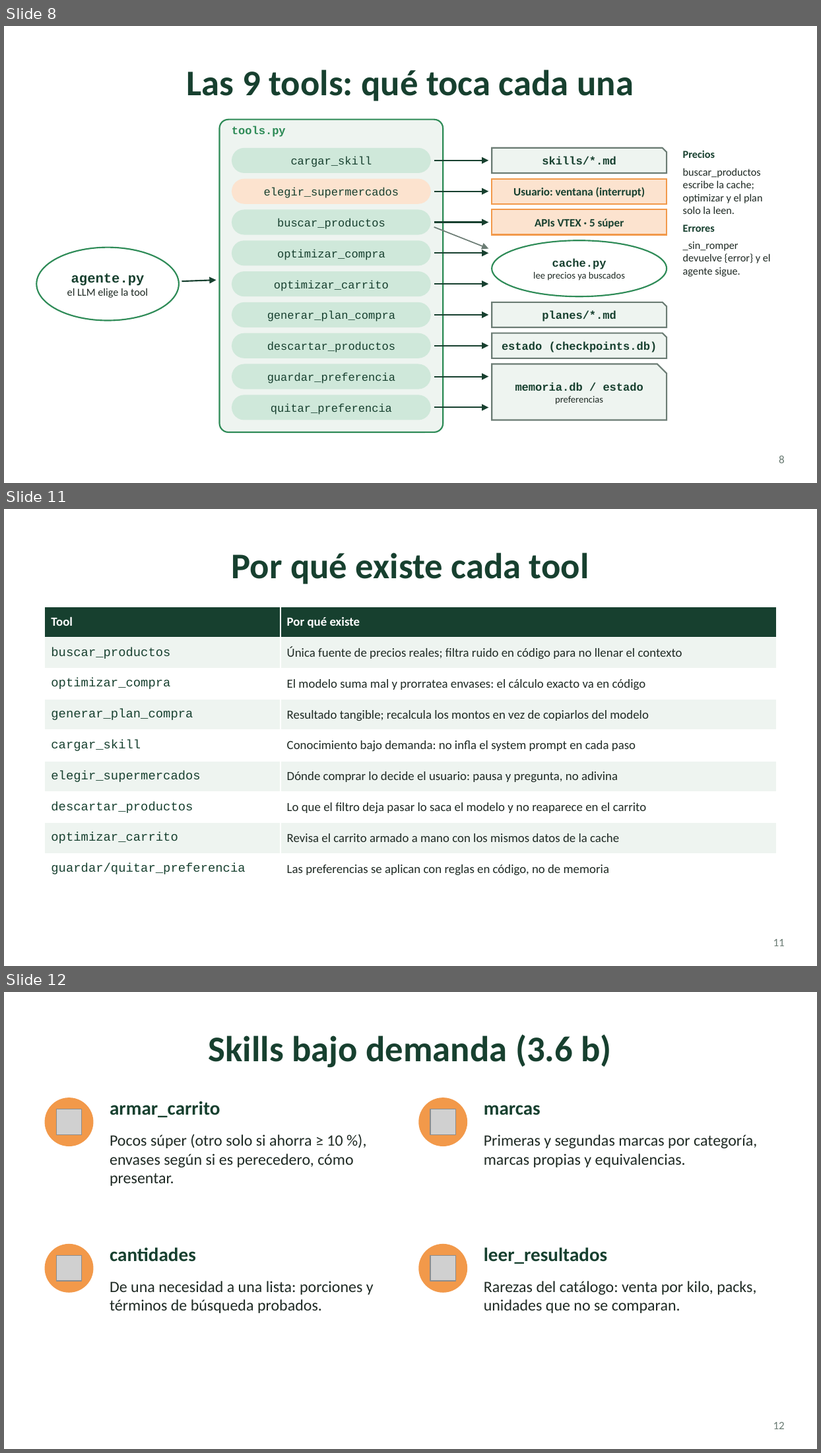
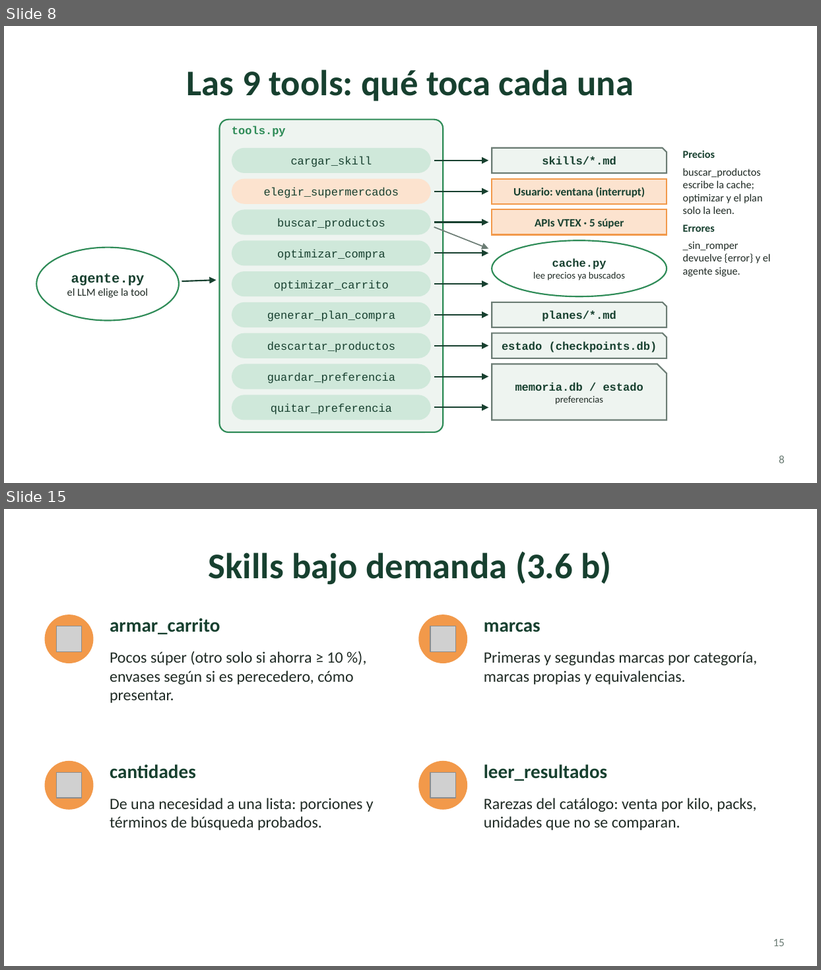
Before and after one commit to cuellojoaquinn/agente-de-supermercado, a slide deck: presentacion/super-agente.pptx. Shown one above the other, each under a label of ours: slides 8, 11 and 12 before the commit, slides 8 and 15 after it; the slides between them are not shown. The pictures are 821x1453 and 821x970 pixels, drawn with LibreOffice and Linux fonts; fonts in the diff are those of the drawing; grey boxes stand for pictures. Boxes give left, top, right and bottom in pixels: in the first picture for what was removed or moved away, otherwise in the second. Text is boxed around its words. In the diff, an @@ line names an element or a change of style, - is before the commit and + after.

```diff
--- a/presentacion/super-agente.pptx
+++ b/presentacion/super-agente.pptx
@@ slide 11 removed at (x1=4, y1=509, x2=817, y2=966), background #FFFFFF @@
@@ title removed at (x1=232, y1=553, x2=589, y2=584) @@
-Por qué existe cada tool
@@ table removed at (x1=45, y1=607, x2=776, y2=885), 9 rows, 2 columns @@
-Tool | Por qué existe
-buscar_productos | Única fuente de precios reales; filtra ruido en código para no llenar el contexto
-optimizar_compra | El modelo suma mal y prorratea envases: el cálculo exacto va en código
-generar_plan_compra | Resultado tangible; recalcula los montos en vez de copiarlos del modelo
-cargar_skill | Conocimiento bajo demanda: no infla el system prompt en cada paso
-elegir_supermercados | Dónde comprar lo decide el usuario: pausa y pregunta, no adivina
-descartar_productos | Lo que el filtro deja pasar lo saca el modelo y no reaparece en el carrito
-optimizar_carrito | Revisa el carrito armado a mano con los mismos datos de la cache
-guardar/quitar_preferencia | Las preferencias se aplican con reglas en código, no de memoria
@@ page number removed at (x1=774, y1=939, x2=785, y2=947) @@
-11
@@ what was slide 12 is now slide 15 @@
@@ page number at (x1=774, y1=939, x2=785, y2=947): text changed @@
-12
+15
```
Also in this commit, not shown: 5 slides added, 2 other slides removed.
